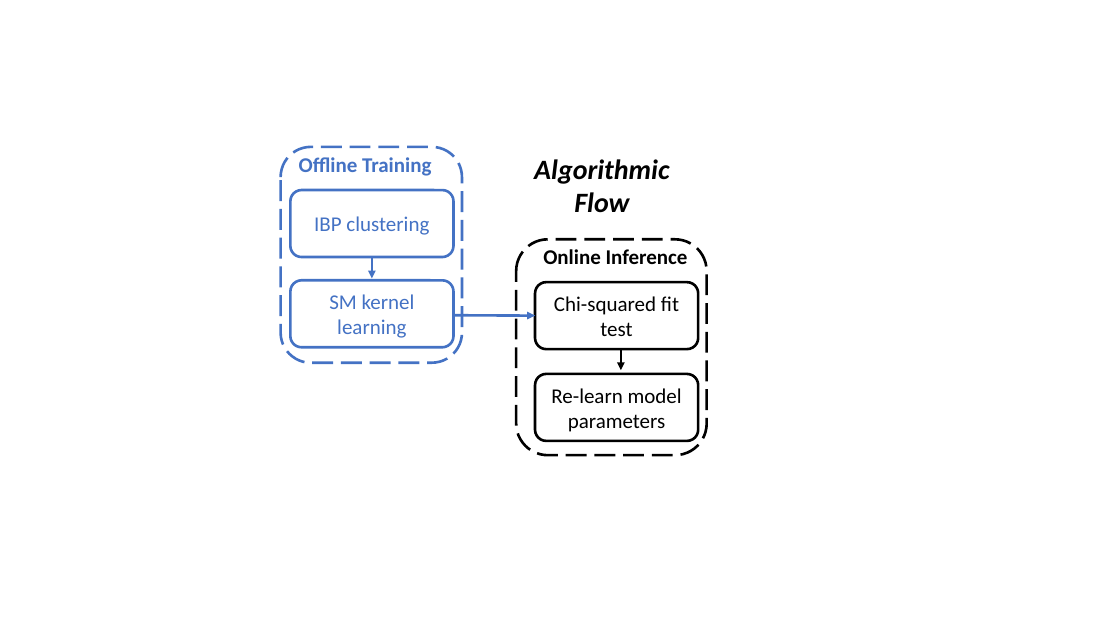
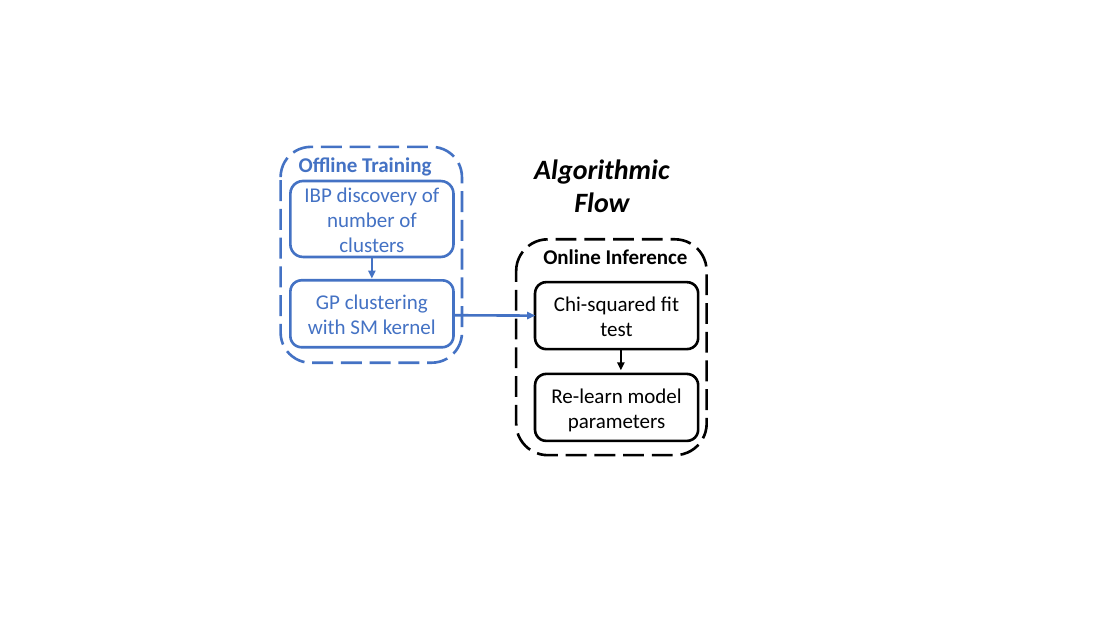
Before and after one commit to serena1018/Time-Series-Bayesian-Non-parametrics, a slide deck: slide 1 of Project Latex/ORIE 6741 figures.pptx. Drawn at 1120x630 pixels with LibreOffice and Linux fonts; fonts in the diff are those of the drawing. Boxes give left, top, right and bottom in pixels: in the first picture for what was removed or moved away, otherwise in the second. Text is boxed around its words. In the diff, an @@ line names an element or a change of style, - is before the commit and + after.

```diff
--- a/Project Latex/ORIE 6741 figures.pptx
+++ b/Project Latex/ORIE 6741 figures.pptx
@@ rounded rectangle "IBP discovery of number of ...": place and size @@
-rounded rectangle "IBP discovery of number of ..." at [291,190,454,257]
+rounded rectangle "IBP discovery of number of ..." at [291,181,454,257]
@@ text in rounded rectangle at [304,187,439,259]: text changed @@
-IBP clustering
+IBP discovery of number of clusters
@@ text in rounded rectangle at [308,294,436,334]: text changed @@
-SM kernel learning
+GP clustering with SM kernel
```
Also in this commit, not shown: 15 other files.
